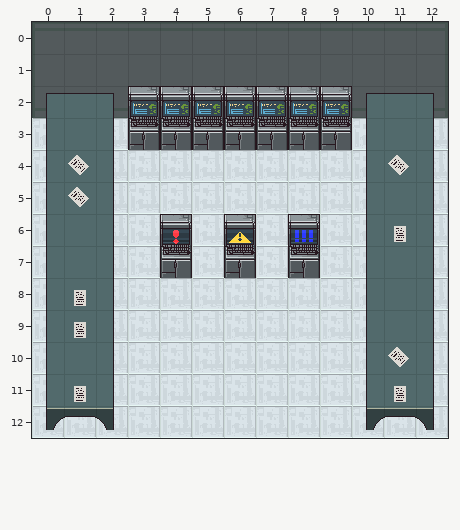
Tiled map, stored at android/assets/ProgBotsLevel2.tmx. That is the earlier state.
Cells are 32x32 px. Shown: x 0..12, y 0..12.
After the commit:
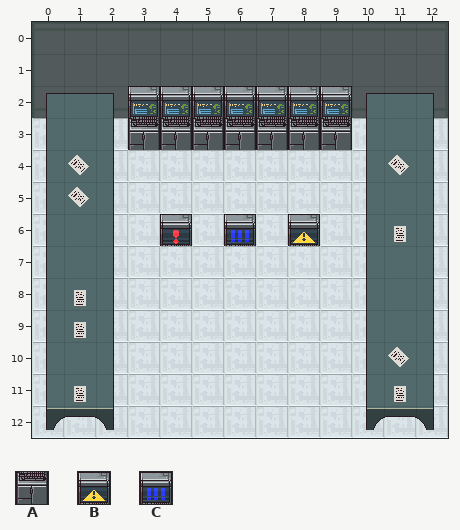
Key: from "ProgBotsFinalTileSet": A 123, B 139, C 140.
_ is an empty cell.
Commit: posicao das alavancas determinada pelo tiles(basta criar o objeto alavanca como um quadrado 10x10
Change:
Layer "AlavancasDesenho":
Tile C becomes tile B in row 6 at x 8.
Tile B becomes tile C in row 6 at x 6.
Tile A is removed in row 7 at x 4, 6 and 8.
